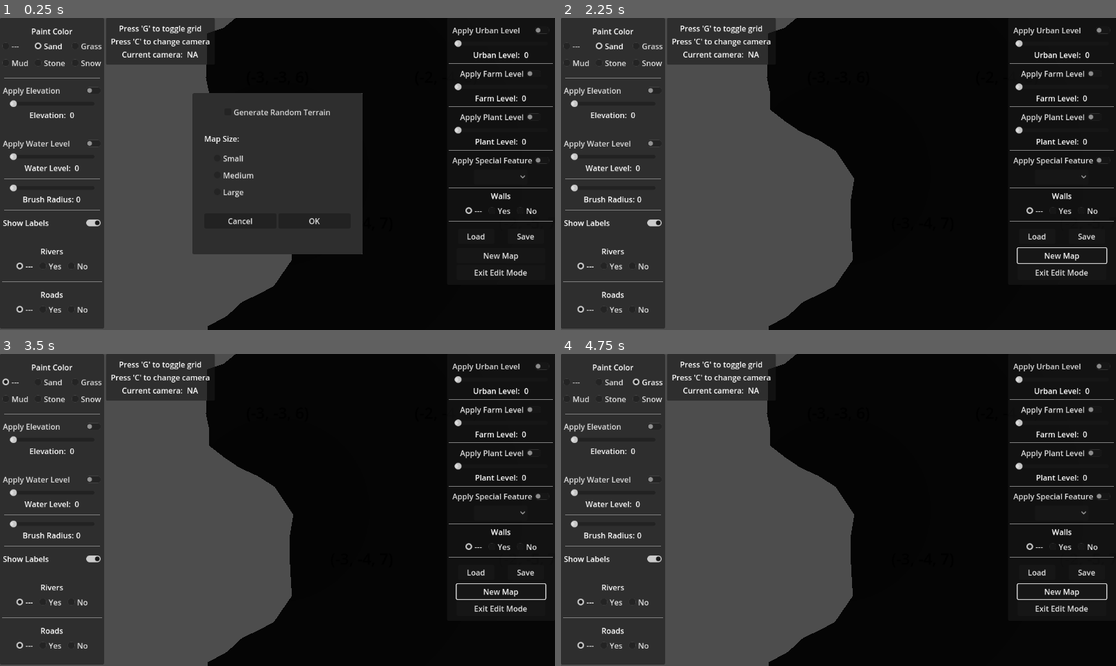
Above: before the commit, frames 1-4 (two rows, left to right).
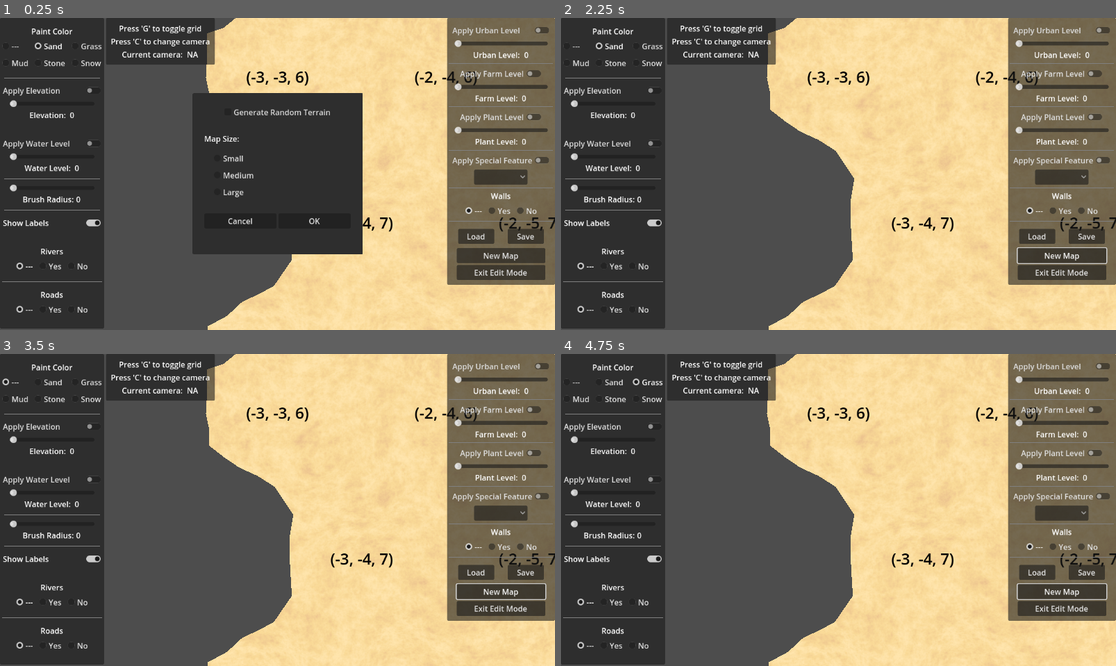
Above: after the commit, the same moments.

Repository: davepruitt/hex_map_godot
Game: Godot game, scene res://scenes/main.tscn
The game is run twice, just before and just after one commit, with the same random seed, the same clock (stepped at 60 frames per second) and the same inputs.
Inputs:
- Up to frame 1 (0.25 s): no input
- Up to frame 2 (2.25 s): click "New Map" at 0.5 s; click "New Map" at 1.25 s; click "OK" at 2 s
- Up to frame 3 (3.5 s): click "---" at 2.75 s
- Up to frame 4 (4.75 s): click "Sand" at 3.5 s; click "Grass" at 4.25 s

The runs differ from the first frame. In frame 1, 45% of the frame differs, in the area x 37-100%, y 0-100%; in frame 2, 54%; in frame 3, 54%; in frame 4, 54%.

Commit message:
Completed tutorial 26

Diff:
--- a/hex_project_godot/scripts/hex_map_generator.gd
+++ b/hex_project_godot/scripts/hex_map_generator.gd
@@ -3,6 +3,21 @@
 #region Private enumerations used only in the map generator
 
 enum HemisphereMode { Both, North, South }
+
+#endregion
+
+#region Static members
+
+static var temperature_bands: Array[float] = [0.1, 0.3, 0.6]
+
+static var moisture_bands: Array[float] = [0.12, 0.28, 0.85]
+
+static var biomes: Array[Biome] = [
+	Biome.new(0, 0), Biome.new(4, 0), Biome.new(4, 0), Biome.new(4, 0),
+	Biome.new(0, 0), Biome.new(2, 0), Biome.new(2, 1), Biome.new(2, 2),
+	Biome.new(0, 0), Biome.new(1, 0), Biome.new(1, 1), Biome.new(1, 2),
+	Biome.new(0, 0), Biome.new(1, 1), Biome.new(1, 2), Biome.new(1, 3)
+]
 
 #endregion
 
@@ -18,6 +33,14 @@
 	var clouds: float = 0.0
 	var moisture: float = 0.0
 
+class Biome:
+	var terrain: int = 0
+	var plant: int = 0
+
+	func _init(terrain_type: int, plant_type: int) -> void:
+		terrain = terrain_type
+		plant = plant_type
+
 #endregion
 
 #region Private data members
@@ -53,7 +76,7 @@
 var chunk_size_max: int = 100
 
 @export_range(5, 95)
-var land_percentage: int = 75
+var land_percentage: int = 50
 
 @export_range(1, 5)
 var water_level: int = 3
@@ -292,24 +315,76 @@
 
 func _set_terrain_type () -> void:
 	_temperature_jitter_channel = _rng.randi_range(0, 3)
+	var rock_desert_elevation: int = elevation_maximum - ((elevation_maximum - water_level) / 2)
+
 	for i in range(0, _cell_count):
 		var cell: HexCell = hex_grid.get_cell_from_index(i)
 		var temperature: float = _determine_temperature(cell)
-		cell.set_map_data(temperature)
 		var moisture: float = _climate[i].moisture
 		if (not cell.is_underwater):
-			if (moisture < 0.05):
-				cell.terrain_type_index = 4
-			elif (moisture < 0.12):
-				cell.terrain_type_index = 0
-			elif (moisture < 0.28):
-				cell.terrain_type_index = 3
-			elif (moisture < 0.85):
-				cell.terrain_type_index = 1
+			var t: int = 0
+			while (t < len(temperature_bands)):
+				if (temperature < temperature_bands[t]):
+					break
+				t += 1
+
+			var m: int = 0
+			while (m < len(moisture_bands)):
+				if (moisture < moisture_bands[m]):
+					break
+				m += 1
+
+			var cell_biome: Biome = biomes[t * 4 + m]
+			var terrain_type_to_use: int = cell_biome.terrain
+			if (terrain_type_to_use == 0):
+				if (cell.elevation >= rock_desert_elevation):
+					terrain_type_to_use = 3
+			elif (cell.elevation == elevation_maximum):
+				terrain_type_to_use = 4
+
+			var plant_type_to_use: int = cell_biome.plant
+			if (terrain_type_to_use == 4):
+				plant_type_to_use = 0
+			elif (cell_biome.plant < 3) and (cell.has_river):
+				plant_type_to_use += 1
+
+			cell.terrain_type_index = terrain_type_to_use
+			cell.plant_level = plant_type_to_use
+		else:
+			var terrain: int = 0
+			if (cell.elevation == water_level - 1):
+				var cliffs: int = 0
+				var slopes: int = 0
+				for d in range(0, 6):
+					var neighbor: HexCell = cell.get_neighbor(d)
+					if (not neighbor):
+						continue
+
+					var delta: int = neighbor.elevation - cell.water_level
+					if (delta == 0):
+						slopes += 1
+					elif (delta > 0):
+						cliffs += 1
+
+				if ((cliffs + slopes) > 3):
+					terrain = 1
+				elif (cliffs > 0):
+					terrain = 3
+				elif (slopes > 0):
+					terrain = 0
+				else:
+					terrain = 1
+			elif (cell.elevation >= water_level):
+				terrain = 1
+			elif (cell.elevation < 0):
+				terrain = 3
 			else:
-				cell.terrain_type_index = 2
-		else:
-			cell.terrain_type_index = 2
+				terrain = 2
+
+			if (terrain == 1) and (temperature < temperature_bands[0]):
+				terrain = 2
+
+			cell.terrain_type_index = terrain
 
 func _raise_terrain (chunk_size: int, budget: int, region: MapRegion) -> int:
 	_search_frontier_phase += 1
--- a/hex_project_godot/shaders/hex_cell_terrain_shader.gdshader
+++ b/hex_project_godot/shaders/hex_cell_terrain_shader.gdshader
@@ -5,7 +5,7 @@
 uniform sampler2DArray terrain_texture_2d_array:source_color;
 uniform sampler2D grid_texture:source_color;
 uniform bool grid_on = false;
-uniform bool show_map_data = true;
+uniform bool show_map_data = false;
 
 varying vec3 world_position;
 varying vec3 terrain_index;
@@ -62,15 +62,15 @@
 
 	float explored = clamp(terrain_visibility.w, 0, 1);
 
-	//ALBEDO = c.rgb * grid.rgb * explored;
-	if (show_map_data)
+	ALBEDO = c.rgb * grid.rgb * explored;
+	/*if (show_map_data)
 	{
 		ALBEDO = grid.rgb * map_data;
 	}
 	else
 	{
 		ALBEDO = c.rgb * grid.rgb * explored;
-	}
+	}*/
 
 	ALPHA = c.a;
 	SPECULAR = 0.2 * explored;
